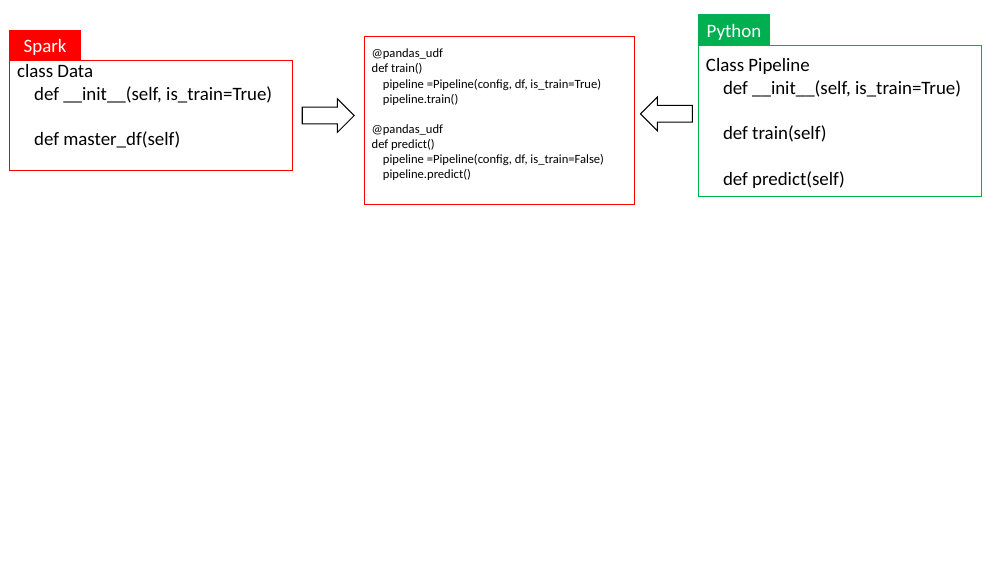
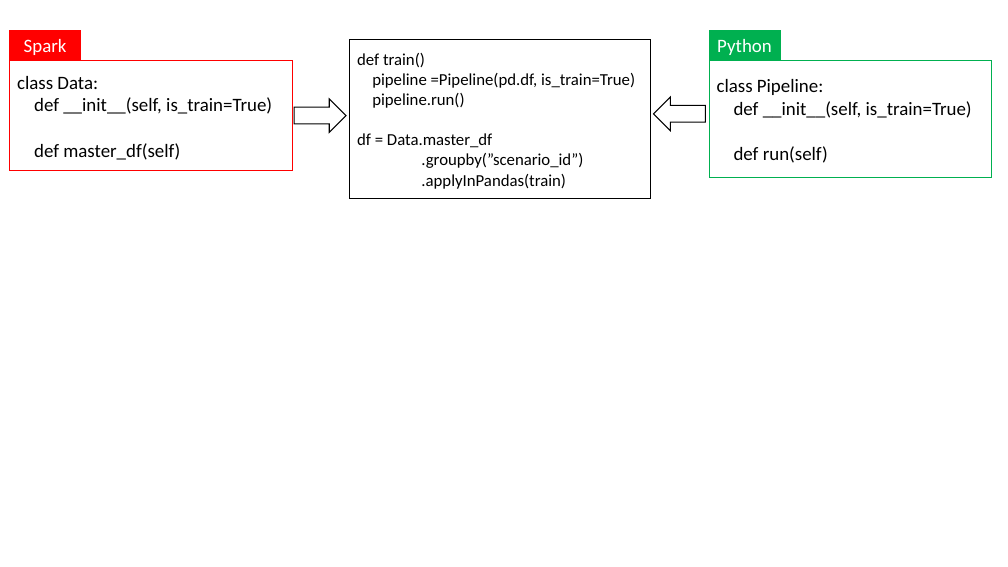
Before and after one commit to abinitio888/ml, a slide deck: slide 1 of doc/workflow.pptx. Drawn at 1008x567 pixels with LibreOffice and Linux fonts; fonts in the diff are those of the drawing. Boxes give left, top, right and bottom in pixels: in the first picture for what was removed or moved away, otherwise in the second. Text is boxed around its words. In the diff, an @@ line names an element or a change of style, - is before the commit and + after.

Commit message:
update doc

```diff
--- a/doc/workflow.pptx
+++ b/doc/workflow.pptx
@@ rectangle "def train()": place and size @@
-rectangle "def train()" at (364,37,634,205)
+rectangle "def train()" at (350,39,651,199)
@@ rectangle "def train()" at (350,39,651,199): outline #FF0000 1 pt to #000000 1 pt @@
@@ text in rectangle at (357,53,425,67): size 12 to 16 pt in "def train()" @@
@@ text in rectangle at (372,48,443,59): paragraph removed @@
-@pandas_udf
@@ rectangle "Python": place and size @@
-rectangle "Python" at (699,14,770,44)
+rectangle "Python" at (709,30,780,60)
@@ text in rectangle at (17,76,98,89): text changed @@
-class Data
+class Data:
@@ text in rectangle at (357,73,635,189): text changed; size 12 to 16 pt @@
-pipeline =Pipeline(config, df, is_train=True)
-pipeline.train()
-@pandas_udf
-def predict()
-pipeline =Pipeline(config, df, is_train=False)
-pipeline.predict()
+pipeline =Pipeline(pd.df, is_train=True)
+pipeline.run()
+df = Data.master_df
+.groupby(”scenario_id”)
+.applyInPandas(train)
@@ rectangle "class Pipeline:": place and size @@
-rectangle "class Pipeline:" at (699,45,982,197)
+rectangle "class Pipeline:" at (709,60,992,177)
@@ text in rectangle at (717,79,823,95): text changed @@
-Class Pipeline
+class Pipeline:
@@ right arrow: place and size @@
-right arrow at (302,99,355,132)
+right arrow at (294,99,346,132)
@@ right arrow: place and size @@
-right arrow at (640,97,693,130)
+right arrow at (653,97,706,130)
@@ text in rectangle at (734,146,828,163): text changed @@
-def train(self)
-def predict(self)
+def run(self)
```
Also in this commit, not shown: 1 slide added.
